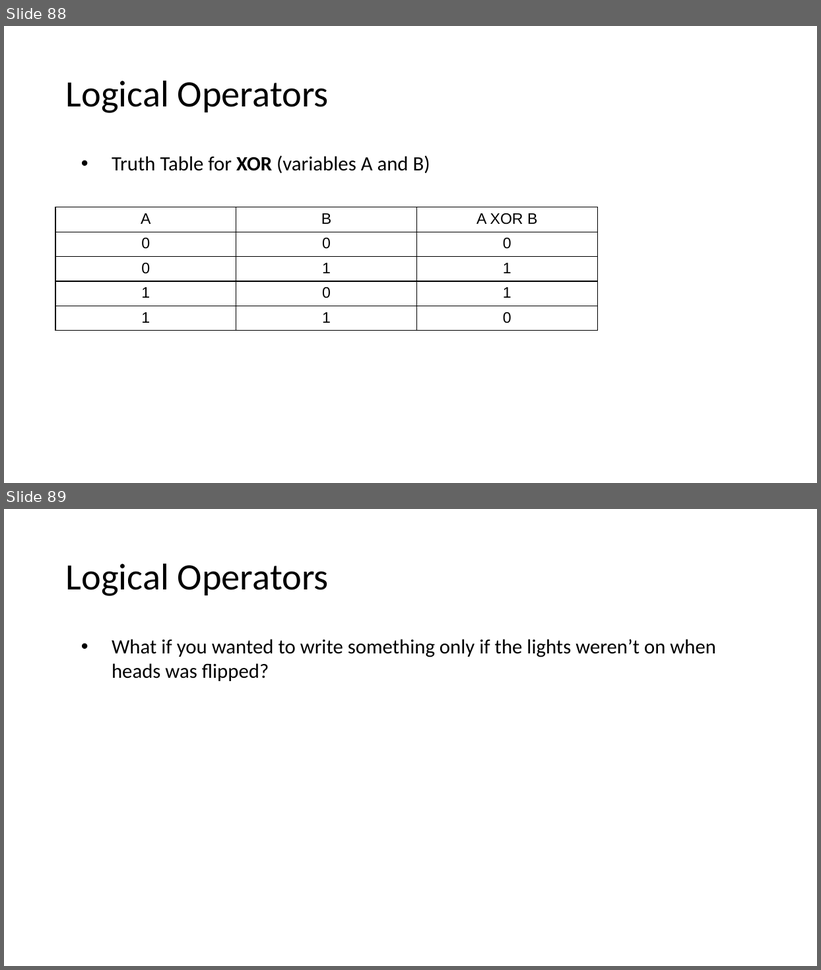
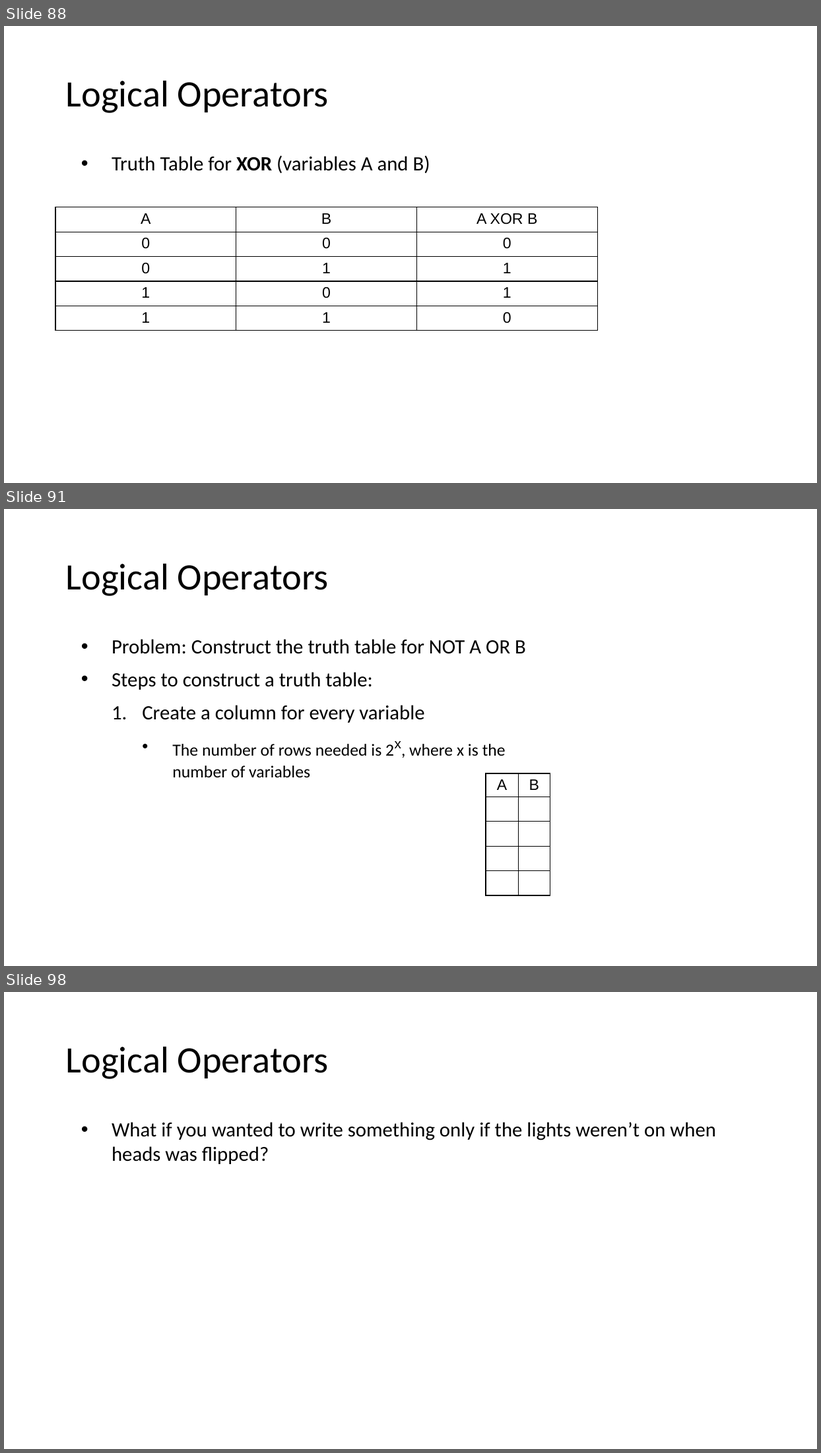
Before and after one commit to MrJoshGross/Course-Curricular-Material, a slide deck: wip/Lecture 2 - Binary, Logic, and Logical Operators.pptx. Shown one above the other, each under a label of ours: slides 88 and 89 before the commit, slides 88, 91 and 98 after it; the slides between them are not shown. The pictures are 821x970 and 821x1453 pixels, drawn with LibreOffice and Linux fonts; fonts in the diff are those of the drawing. Boxes give left, top, right and bottom in pixels: in the first picture for what was removed or moved away, otherwise in the second. Text is boxed around its words. In the diff, an @@ line names an element or a change of style, - is before the commit and + after.

Commit message:
Update Lecture 2 - Binary, Logic, and Logical Operators.pptx
add truth table construction and de morgan's law

```diff
--- a/wip/Lecture 2 - Binary, Logic, and Logical Operators.pptx
+++ b/wip/Lecture 2 - Binary, Logic, and Logical Operators.pptx
@@ slide 91 added at [4, 509, 817, 966], background #FFFFFF @@
@@ title added at [66, 563, 329, 596], 44 pt, text #000000 @@
+Logical Operators
@@ text added at [112, 639, 526, 778], 24 pt, text #000000 @@
+• Problem: Construct the truth table for NOT A OR B
+• Steps to construct a truth table:
+  1. Create a column for every variable
+    • The number of rows needed is 2x, where x is the number of variables
@@ table added at [486, 774, 550, 897], 5 rows, 2 columns @@
+A | B
+ | 
+ | 
+ | 
+ | 
@@ what was slide 89 is now slide 98 @@
```
Also in this commit, not shown: 4 slides changed, 38 other slides added.
